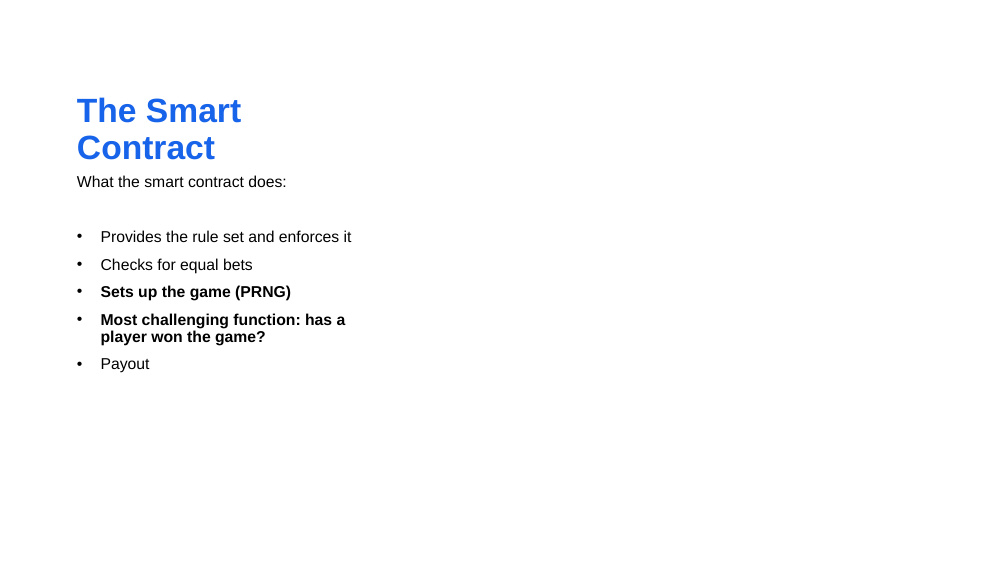
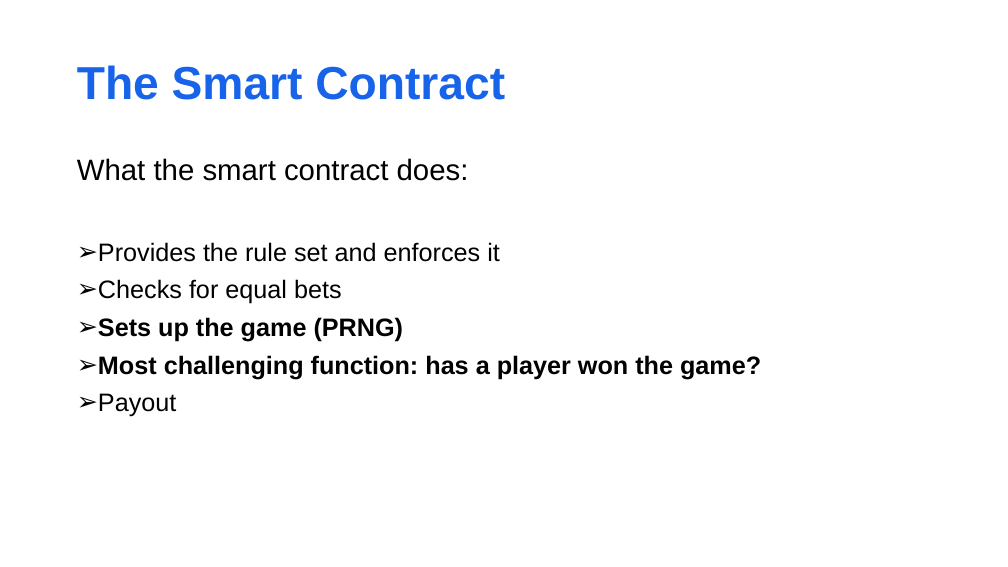
Before and after one commit to matnad/vierGewinntSC, a slide deck: slide 5 of presentation/nice fonts_migo.pptx. Drawn at 1008x567 pixels with LibreOffice and Linux fonts; fonts in the diff are those of the drawing; background and template pictures are left out. Boxes give left, top, right and bottom in pixels: in the first picture for what was removed or moved away, otherwise in the second. Text is boxed around its words. In the diff, an @@ line names an element or a change of style, - is before the commit and + after.

```diff
--- a/presentation/nice fonts_migo.pptx
+++ b/presentation/nice fonts_migo.pptx
@@ title "The Smart Contract": place and size @@
-title "The Smart Contract" at (77,97,241,160)
+title "The Smart Contract" at (77,65,505,100)
@@ title "The Smart Contract" at (77,65,505,100): size 32 to 44 pt; vertical alignment bottom to middle @@
@@ text "What the smart contract does:": place and size @@
-text "What the smart contract does:" at (77,175,352,373)
+text "What the smart contract does:" at (77,158,761,417)
@@ text "What the smart contract does:" at (77,158,761,417): size 15 to 28 pt in "What the smart contract does:"; size 15 to 24 pt in "Provides the rule set and enforces it", "Checks for equal bets", "Sets up the game (PRNG)", "Most challenging function: has a player won ..." and 1 more places; bullet • to ➢ @@
```
Also in this commit, not shown: 6 other slides changed.
